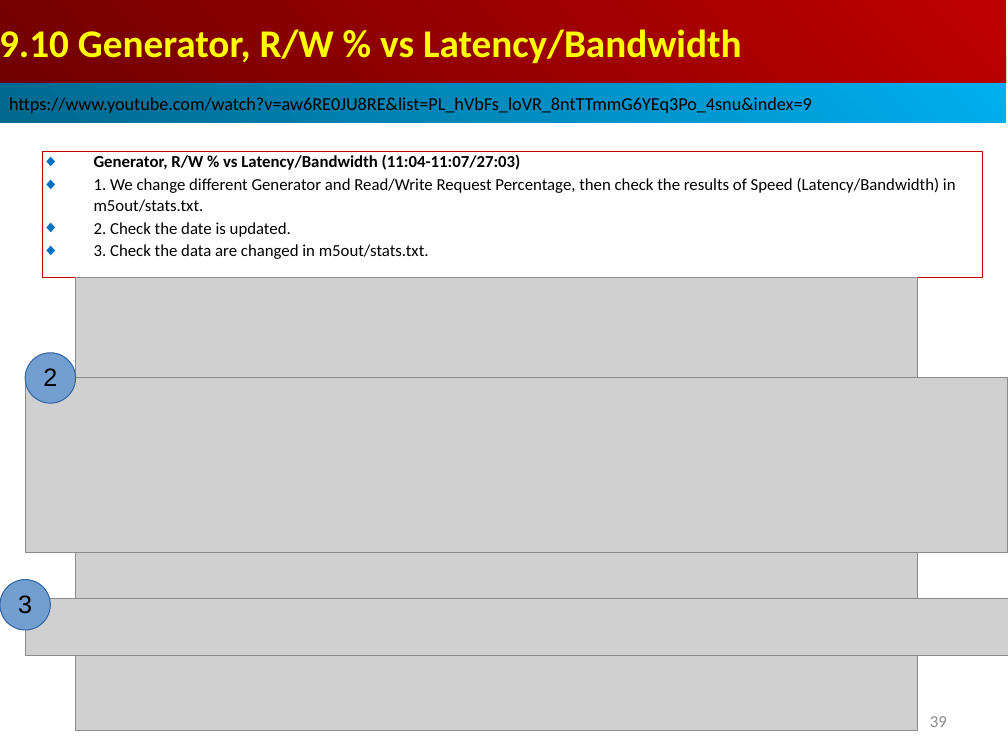
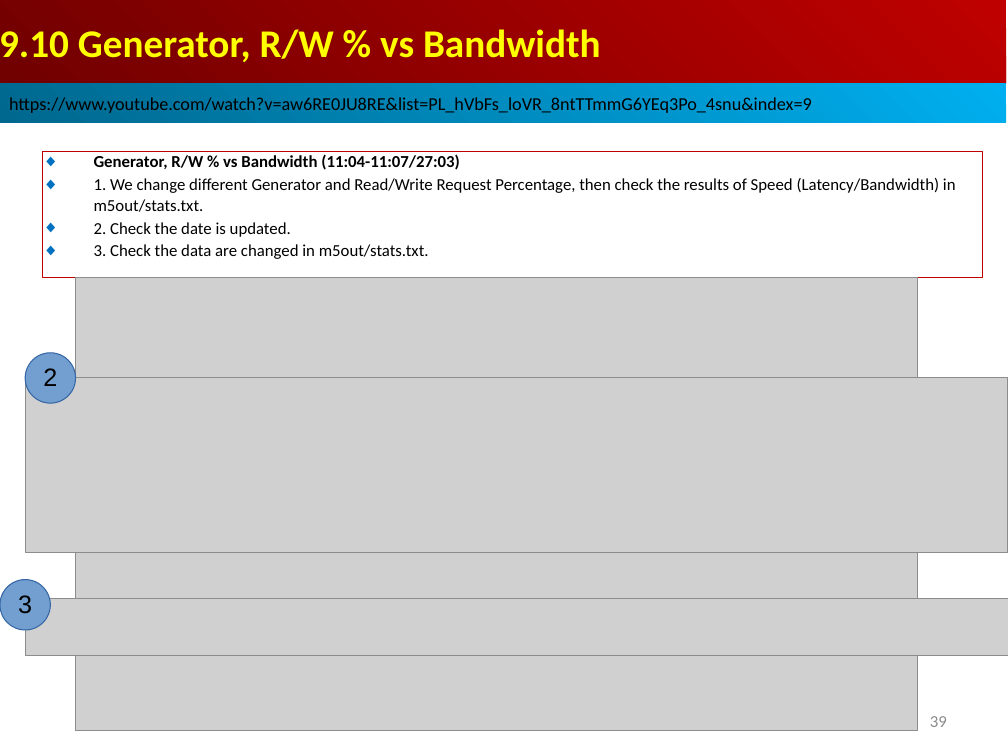
Before and after one commit to peterhchen/AIU_CS850_Gem5_McPAT, a slide deck: slide 39 of 050_Gem5/009.MemMod/000_Video/009.MemMod.ppt. Drawn at 1008x756 pixels with LibreOffice and Linux fonts; fonts in the diff are those of the drawing; grey boxes stand for pictures. Boxes give left, top, right and bottom in pixels: in the first picture for what was removed or moved away, otherwise in the second. Text is boxed around its words. In the diff, an @@ line names an element or a change of style, - is before the commit and + after.

```diff
--- a/050_Gem5/009.MemMod/000_Video/009.MemMod.ppt
+++ b/050_Gem5/009.MemMod/000_Video/009.MemMod.ppt
@@ text in rectangle at (0, 29, 601, 62): text changed @@
-9.10 Generator, R/W % vs Latency/Bandwidth
+9.10 Generator, R/W % vs Bandwidth
@@ text in rectangle at (94, 154, 460, 170): text changed @@
-◆ Generator, R/W % vs Latency/Bandwidth (11:04-11:07/27:03)
+◆ Generator, R/W % vs Bandwidth (11:04-11:07/27:03)
```
Also in this commit, not shown: 2 other slides changed.
